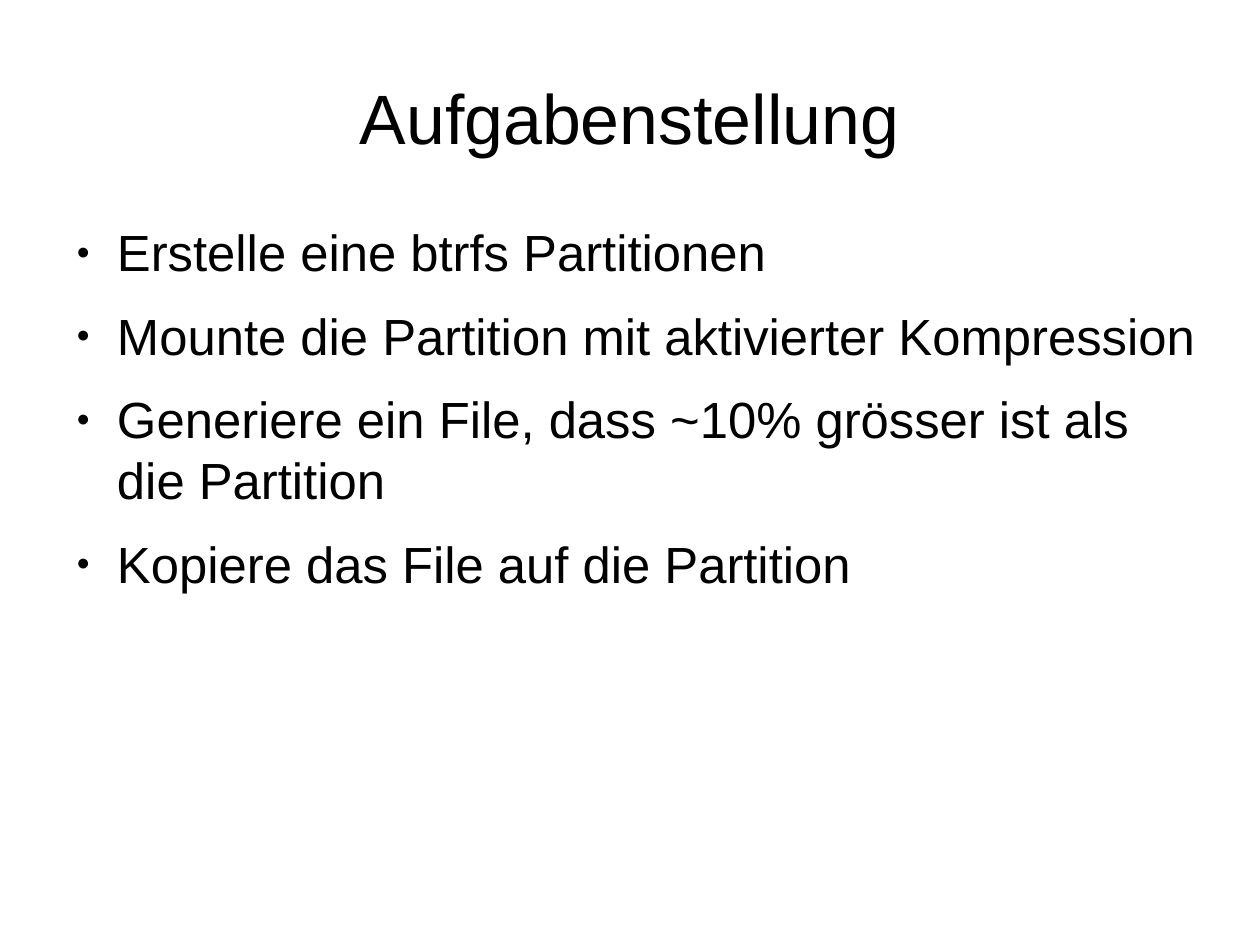
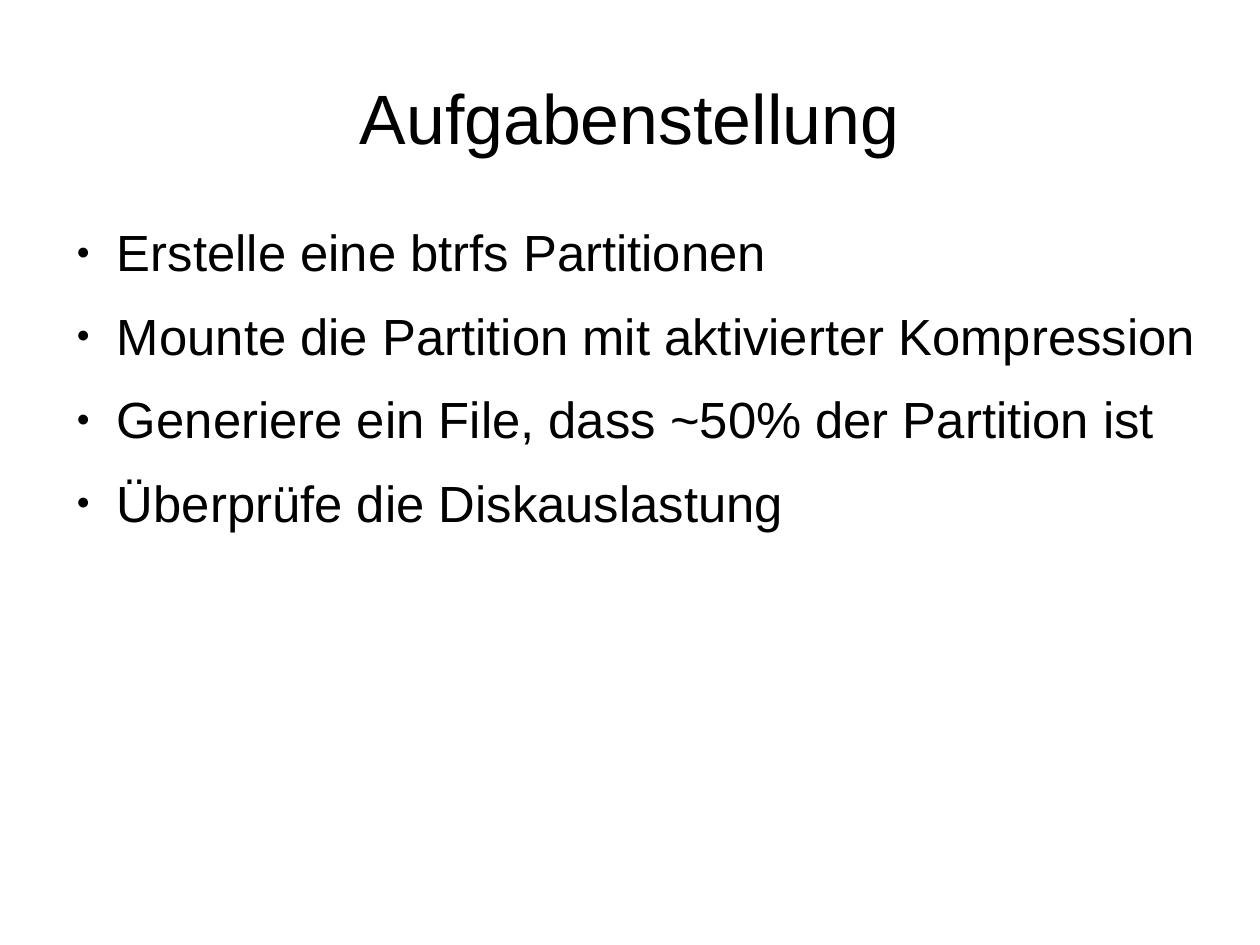
Before and after one commit to adfinis/adsy-trainings, a slide deck: slide 2 of SSA_SUSE-System-Administration/1003_btrfs/modul_btrfs_1003_03_handson.odp. Drawn at 1260x945 pixels with LibreOffice and Linux fonts; fonts in the diff are those of the drawing. Boxes give left, top, right and bottom in pixels: in the first picture for what was removed or moved away, otherwise in the second. Text is boxed around its words. In the diff, an @@ line names an element or a change of style, - is before the commit and + after.

```diff
--- a/SSA_SUSE-System-Administration/1003_btrfs/modul_btrfs_1003_03_handson.odp
+++ b/SSA_SUSE-System-Administration/1003_btrfs/modul_btrfs_1003_03_handson.odp
@@ text at (117, 401, 1154, 532): text changed @@
-● Generiere ein File, dass ~10% grösser ist als die Partition
-● Kopiere das File auf die Partition
+● Generiere ein File, dass ~50% der Partition ist
+● Überprüfe die Diskauslastung
```
Also in this commit, not shown: 1 other slide changed, 1 other file.
